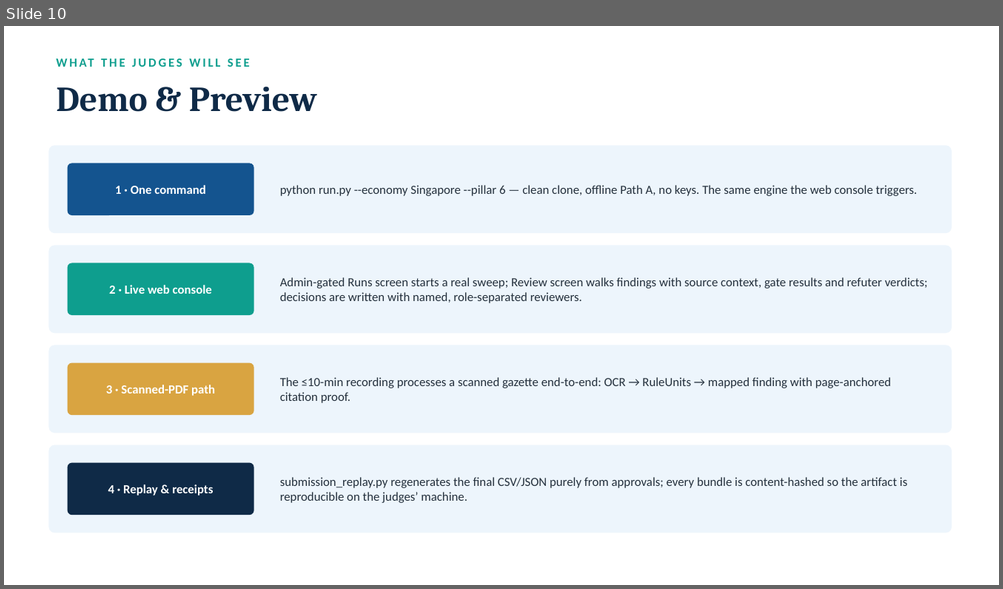
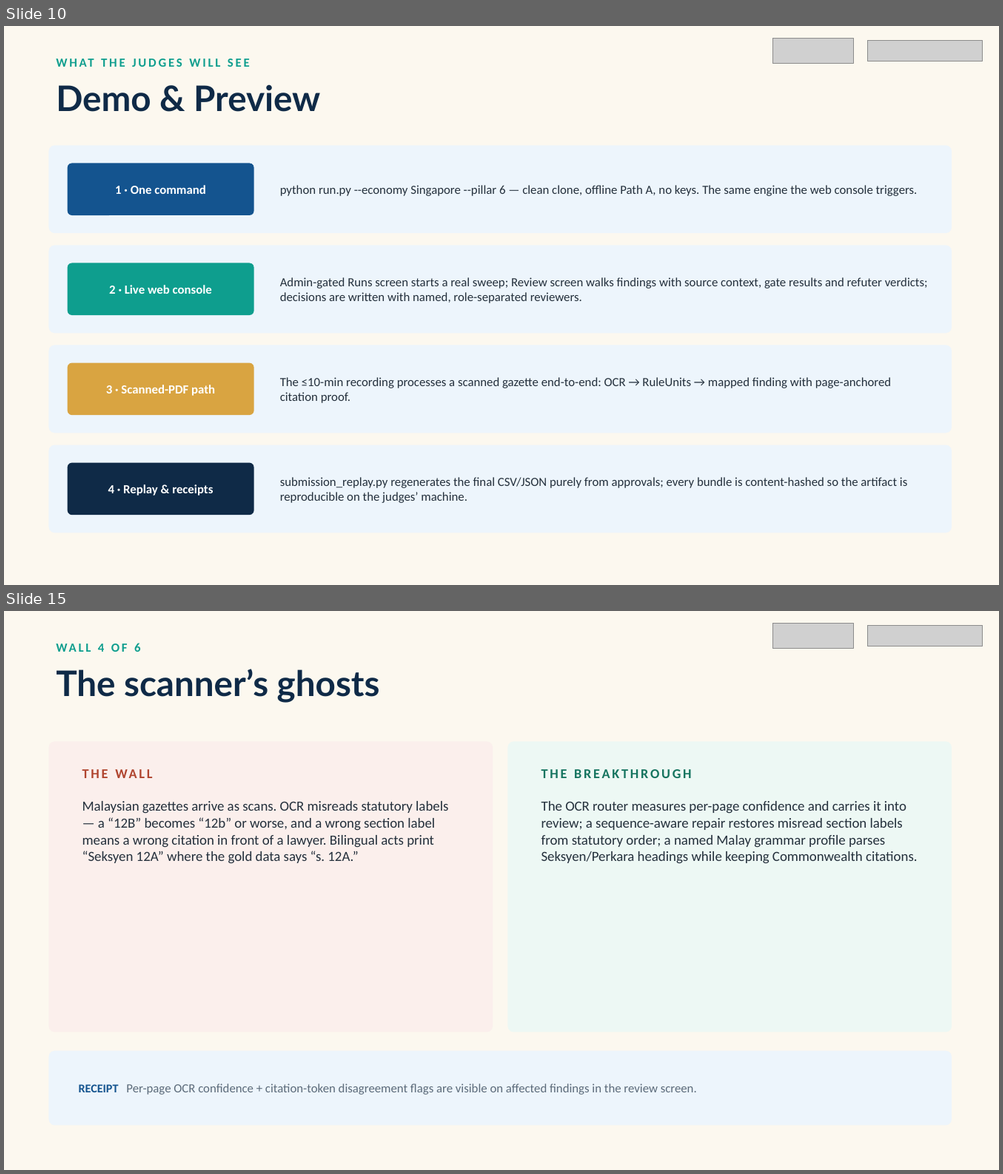
Before and after one commit to nafew0/ClauseChain, a slide deck: ClauseChain_Pitch_Deck.pptx. Shown one above the other, each under a label of ours: slide 10 before the commit, slides 10 and 15 after it; the slides between them are not shown. The pictures are 1003x589 and 1003x1174 pixels, drawn with LibreOffice and Linux fonts; fonts in the diff are those of the drawing; grey boxes stand for pictures; background and template pictures are left out. Boxes give left, top, right and bottom in pixels: in the first picture for what was removed or moved away, otherwise in the second. Text is boxed around its words. In the diff, an @@ line names an element or a change of style, - is before the commit and + after.

```diff
--- a/ClauseChain_Pitch_Deck.pptx
+++ b/ClauseChain_Pitch_Deck.pptx
@@ slide 15 added at (4, 611, 999, 1170), background #FCF8EF @@
@@ picture added at (772, 623, 854, 648) @@
@@ picture added at (868, 625, 983, 646) @@
@@ text added at (98, 643, 140, 652), 12 pt, text #0E9E8E, bold @@
+WALL 4 OF 6
@@ text added at (56, 669, 380, 703), 34 pt, text #0F2A47, bold @@
+The scanner’s ghosts
@@ rounded rectangle added at (48, 741, 492, 1033), fill #FBEFEC @@
@@ rounded rectangle added at (508, 741, 951, 1033), fill #EDF8F4 @@
@@ text added at (75, 760, 463, 786), 13 pt, text #B0452F, bold @@
+THE WALL
@@ text added at (541, 769, 691, 778), 13 pt, text #15745F, bold @@
+THE BREAKTHROUGH
@@ text added at (82, 801, 448, 864), 13.5 pt, text #24303C @@
+Malaysian gazettes arrive as scans. OCR misreads statutory labels — a “12B” becomes “12b” or worse, and a wrong section label means a wrong citation in front of a lawyer. Bilingual acts print “Seksyen 12A” where the gold data says “s. 12A.”
@@ text added at (541, 801, 917, 864), 13.5 pt, text #24303C @@
+The OCR router measures per-page confidence and carries it into review; a sequence-aware repair restores misread section labels from statutory order; a named Malay grammar profile parses Seksyen/Perkara headings while keeping Commonwealth citations.
@@ rounded rectangle added at (48, 1051, 951, 1126), fill #EDF5FC @@
@@ text added at (79, 1084, 697, 1095), 12 pt, text #5C6B7A @@
+RECEIPT Per-page OCR confidence + citation-token disagreement flags are visible on affected findings in the review screen.
@@ slide 10 changed as well @@
@@ background #FFFFFF to #FCF8EF @@
@@ picture added at (772, 38, 854, 63) @@
@@ picture added at (868, 40, 983, 61) @@
@@ text "Demo & Preview" at (56, 84, 320, 112): font Cambria to Lato @@
```
Also in this commit, not shown: 14 other slides changed, 13 other slides added, 2 slides removed.
